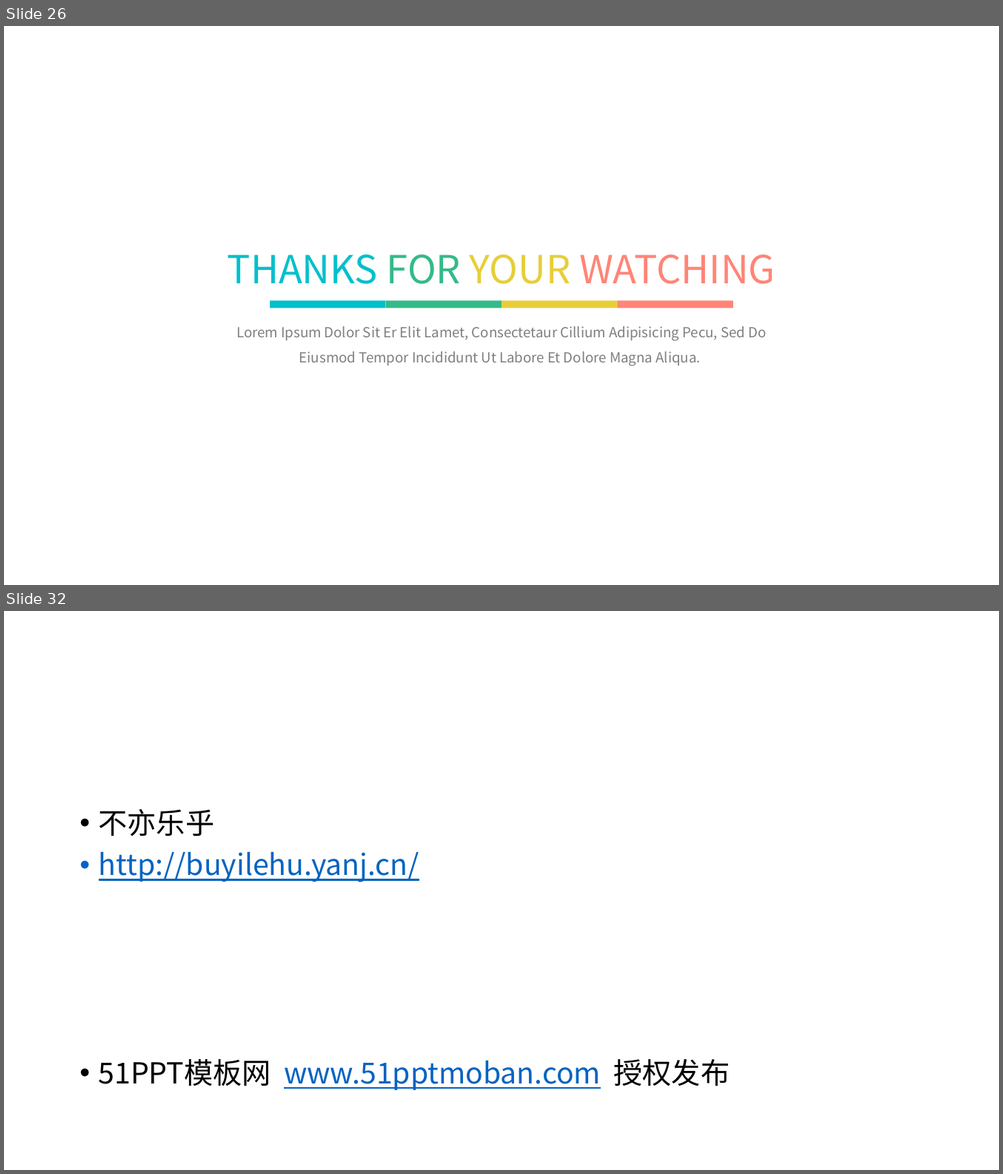
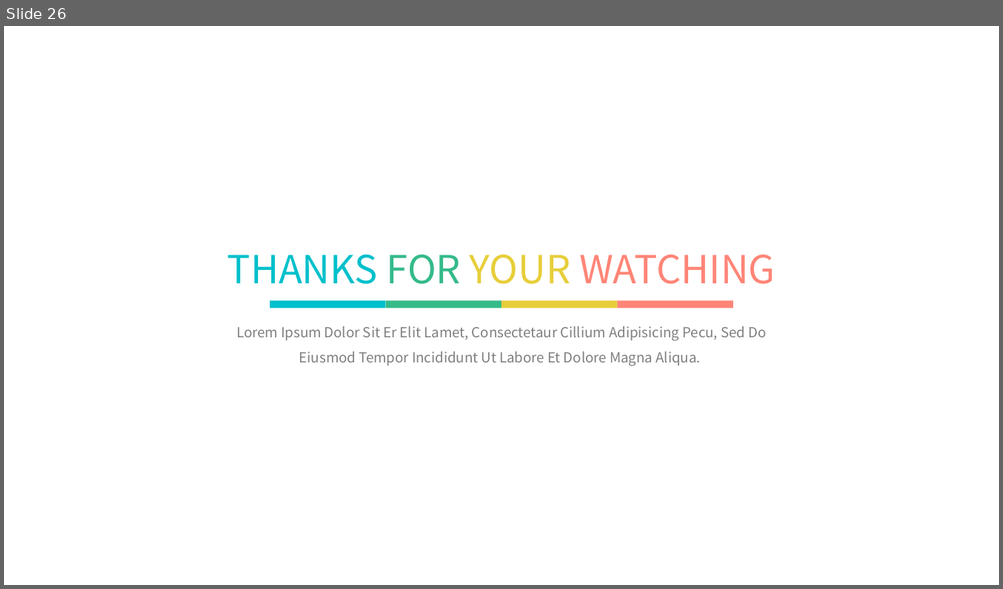
Before and after one commit to hatlonely/hatlonely, a slide deck: resource/ppt模板/五色扁平化激情活力大气商务ppt模板.pptx. Shown one above the other, each under a label of ours: slides 26 and 32 before the commit, slide 26 after it; the slides between them are not shown. The pictures are 1003x1174 and 1003x589 pixels, drawn with LibreOffice and Linux fonts; fonts in the diff are those of the drawing. Boxes give left, top, right and bottom in pixels: in the first picture for what was removed or moved away, otherwise in the second. Text is boxed around its words. In the diff, an @@ line names an element or a change of style, - is before the commit and + after.

```diff
--- a/resource/ppt模板/五色扁平化激情活力大气商务ppt模板.pptx
+++ b/resource/ppt模板/五色扁平化激情活力大气商务ppt模板.pptx
@@ slide 32 removed at (x1=4, y1=611, x2=999, y2=1170), background #FFFFFF @@
@@ text removed at (x1=99, y1=809, x2=730, y2=1091) @@
-• 不亦乐乎
-• http://buyilehu.yanj.cn/
-• 51PPT模板网 www.51pptmoban.com 授权发布
```
Also in this commit, not shown: 2 slides changed, 5 other slides removed, 3 other files.
